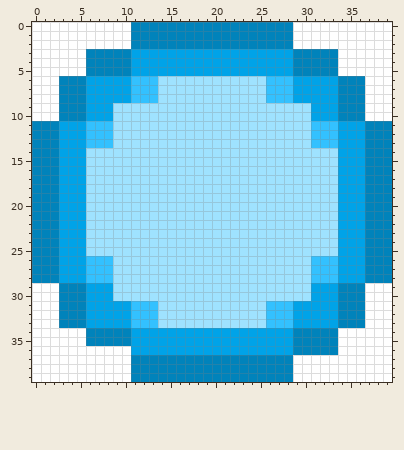
File history of a pixel-art sprite, Current_Penguin/Current_Penguin/resources/images/bullet.png. Above: the version before the commit.
The file is 40x40 pixels.
Once edited:
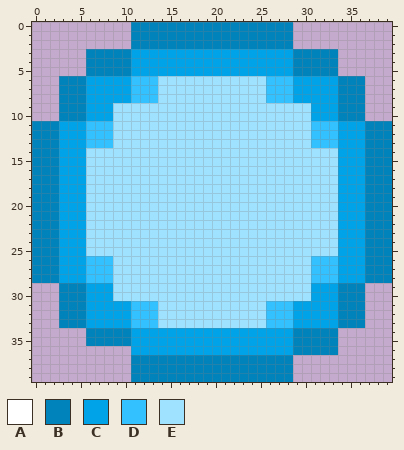
Palette (. is transparent): A #ffffff  B #0083bb  C #00a3e8  D #33c1ff  E #9fe2ff
Difference:
Colour A is gone in rows 0 to 2 at x 0 to 10 and 29 to 39; in rows 3 to 5 at x 0 to 5 and 34 to 39; in rows 6 to 10 at x 0 to 2 and 37 to 39; in rows 29 to 33 at x 0 to 2 and 37 to 39; in rows 34 to 35 at x 0 to 5 and 34 to 39; in row 36 at x 0 to 10 and 34 to 39.
Colour A is gone in rows 37 to 39 at x 0 to 10 and 29 to 39.
Changed places in both pictures, as pixel boxes (x1, y1, x2, y2):
erased: (32, 22, 131, 121)
erased: (293, 22, 392, 121)
erased: (32, 283, 131, 382)
erased: (293, 283, 392, 382)
